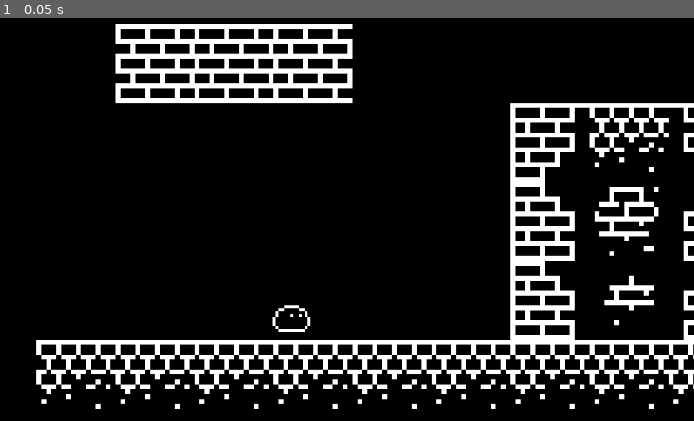
Above: before the commit, frame 1.
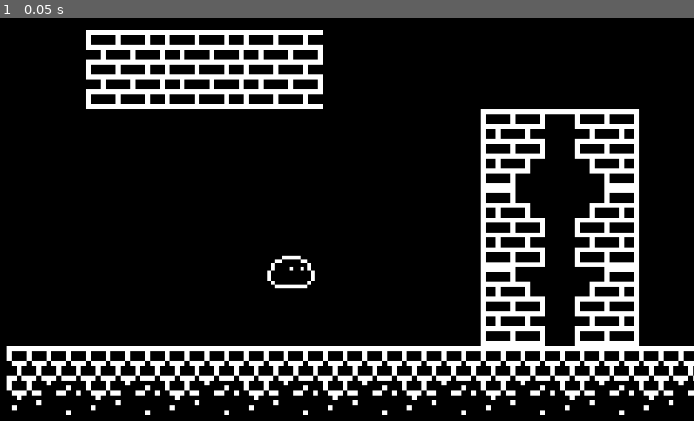
Above: after the commit, the same moment.

Repository: ElBarto210/EvilMicrowave
Game: Godot game, scene res://Fondo.tscn
Two runs of this game, one before a commit and one after it. Both use one fixed random seed, a clock stepped at 60 frames per second and the inputs below.
Inputs:
- Up to frame 1 (0.05 s): no input

The runs differ from the first frame. In frame 1, 23% of the frame differs, in the area x 0-100%, y 1-99%.
Error after the commit: Parse Error: Can't assign a new value to a constant. (res://GuineaPig.gd:15)

Commit message:
Platformer Basics
+Animaciones de Movimiento
+Movimiento Básico
+Tileset de prueba (Sin Hitbox)
+Camara
+Configuración del proyecto (fps, inputs)

Diff:
--- a/Azul/Fondo.tscn
+++ b/Azul/Fondo.tscn
@@ -1,14 +1,20 @@
-[gd_scene load_steps=3 format=2]
+[gd_scene load_steps=4 format=2]
 
 [ext_resource path="res://GuineaPig.tscn" type="PackedScene" id=1]
 [ext_resource path="res://textures/tile.tres" type="TileSet" id=2]
 
-[node name="Mundo_00" type="Node" index="0"]
+[sub_resource type="RectangleShape2D" id=1]
+
+custom_solver_bias = 0.0
+extents = Vector2( 80.3518, 10 )
+
+[node name="Mundo_00" type="Node"]
 
 [node name="Player" parent="." index="0" instance=ExtResource( 1 )]
 
-position = Vector2( 52.1681, 534.935 )
+position = Vector2( 58.1731, 523.7 )
 scale = Vector2( 0.592625, 0.592625 )
+grav = 10
 
 [node name="TileMap" type="TileMap" parent="." index="1"]
 
@@ -28,8 +34,23 @@
 collision_mask = 1
 occluder_light_mask = 1
 format = 1
-tile_data = PoolIntArray( 1966081, 3, 0, 1966082, 3, 0, 1966083, 3, 0, 2031622, 7, 0, 2031623, 0, 0, 2031624, 6, 0, 2097158, 1, 0, 2097159, 5, 0, 2097160, 2, 0, 2162694, 1, 0, 2162695, 4, 0, 2162696, 2, 0, 2228224, 0, 0, 2228225, 0, 0, 22 …(163 unchanged characters)…
+tile_data = PoolIntArray( 1966081, 3, 0, 1966082, 3, 0, 1966083, 3, 0, 2031622, 7, 0, 2031623, 6, 0, 2097158, 1, 0, 2097159, 2, 0, 2162694, 1, 0, 2162695, 2, 0, 2228224, 0, 0, 2228225, 0, 0, 22 …(163 unchanged characters)…
 _sections_unfolded = [ "Cell" ]
 __meta__ = {
 "_edit_lock_": true
 }
+
+[node name="StaticBody2D" type="StaticBody2D" parent="." index="2"]
+
+input_pickable = false
+collision_layer = 1
+collision_mask = 1
+constant_linear_velocity = Vector2( 0, 0 )
+constant_angular_velocity = 0.0
+friction = 1.0
+bounce = 0.0
+
+[node name="CollisionShape2D" type="CollisionShape2D" parent="StaticBody2D" index="0"]
+
+position = Vector2( 80.7715, 554.382 )
+shape = SubResource( 1 )
--- a/Azul/GuineaPig.gd
+++ b/Azul/GuineaPig.gd
@@ -1,17 +1,86 @@
 extends KinematicBody2D
 
+#Movimiento
+export var normal = Vector2(0, -1)
+export var grav = 10
+export var vel = 70
+export var salto = -200
 var motion = Vector2()
 
-# class member variables go here, for example:
-# var a = 2
-# var b = "textvar"
+#Animaciones
+enum dirx {right, left, idle}
+enum diry {up, down, none}
 
 func _ready():
-	# Called when the node is added to the scene for the first time.
-	# Initialization here
+	dirx = idle
+	diry = none
+	set_process_input(true)
 	pass
 
-#func _process(delta):
-#	# Called every frame. Delta is time since last frame.
-#	# Update game logic here.
-#	pass
+func _physics_process(delta):
+
+	#Animate
+	animate()
+	setypos()
+
+
+	#Movement
+	motion.y += grav
+	motion = move_and_slide(motion, normal)
+	pass
+
+
+#####################################################################################################
+
+func _input(event):                   #Cuando hagas el movimiento, solo asegurate de que en cada momento del movimiento estableces
+                                      #la dirección del movimento para que las animaciones sigan funcionando
+	if Input.is_action_pressed("ui_right"):
+		motion.x = vel
+		dirx = right
+	elif Input.is_action_pressed("ui_left"):
+		motion.x = -vel
+		dirx = left
+	else:
+		motion.x = 0
+		if is_on_floor():
+			dirx = idle
+
+	if is_on_floor():
+		if Input.is_action_just_pressed("ui_up"):
+			motion.y = salto
+	pass
+
+####################################################################################################
+
+func setypos():                                    #Cambia el estado de dirección vertical
+	if motion.y > 0:
+		diry = down
+	elif motion.y < 0:
+		diry = up
+	else:
+		diry = none
+	pass
+
+func animate():                                      #Animaciones
+
+	if is_on_floor():
+		if motion.x == 0:
+			dirx = idle
+		diry = none
+		if dirx != idle:
+			$Anim.play("run")
+	else:
+		if diry == up:
+			$Anim.play("jumpup")
+		elif diry == down:
+			$Anim.play("jumpdown")
+
+	if dirx != idle:
+		if dirx == left:
+			$Anim.flip_h = true
+		elif dirx == right:
+			$Anim.flip_h = false
+	else:
+		if diry == none:
+			$Anim.play("default")
+	pass
--- a/Azul/GuineaPig.tscn
+++ b/Azul/GuineaPig.tscn
@@ -1,14 +1,44 @@
-[gd_scene load_steps=4 format=2]
+[gd_scene load_steps=11 format=2]
 
 [ext_resource path="res://GuineaPig.gd" type="Script" id=1]
 [ext_resource path="res://textures/player_idle.png" type="Texture" id=2]
+[ext_resource path="res://textures/jumpdown2.png" type="Texture" id=3]
+[ext_resource path="res://textures/jumpdown.png" type="Texture" id=4]
+[ext_resource path="res://textures/player_01.png" type="Texture" id=5]
+[ext_resource path="res://textures/player_02.png" type="Texture" id=6]
+[ext_resource path="res://textures/jumpup.png" type="Texture" id=7]
+[ext_resource path="res://textures/jumpup2.png" type="Texture" id=8]
 
 [sub_resource type="RectangleShape2D" id=1]
 
 custom_solver_bias = 0.0
-extents = Vector2( 2.00585, 1.32822 )
+extents = Vector2( 2.37481, 1.89107 )
 
-[node name="Player" type="KinematicBody2D"]
+[sub_resource type="SpriteFrames" id=2]
+
+animations = [ {
+"frames": [ ExtResource( 2 ) ],
+"loop": false,
+"name": "default",
+"speed": 0.0
+}, {
+"frames": [ ExtResource( 3 ), ExtResource( 4 ) ],
+"loop": true,
+"name": "jumpdown",
+"speed": 5.0
+}, {
+"frames": [ ExtResource( 5 ), ExtResource( 6 ) ],
+"loop": true,
+"name": "run",
+"speed": 5.0
+}, {
+"frames": [ ExtResource( 7 ), ExtResource( 8 ) ],
+"loop": true,
+"name": "jumpup",
+"speed": 5.0
+} ]
+
+[node name="Player" type="KinematicBody2D" index="0"]
 
 position = Vector2( 159.575, 108.963 )
 input_pickable = false
@@ -20,28 +50,32 @@
 __meta__ = {
 "_edit_group_": true
 }
+normal = Vector2( 0, -1 )
+grav = 8
+vel = 85
+salto = -200
 
 [node name="CollisionShape2D" type="CollisionShape2D" parent="." index="0"]
 
-position = Vector2( -0.5, 8 )
+position = Vector2( -0.5, 9 )
 scale = Vector2( 3.11538, 3 )
 shape = SubResource( 1 )
 _sections_unfolded = [ "Transform" ]
-__meta__ = {
-"_edit_lock_": true
-}
 
 [node name="icon" type="Sprite" parent="." index="1"]
 
+visible = false
 position = Vector2( -0.318405, 4.54819 )
+scale = Vector2( 1.25, 1.25 )
 texture = ExtResource( 2 )
+_sections_unfolded = [ "Transform" ]
 __meta__ = {
 "_edit_lock_": true
 }
 
 [node name="Camera2D" type="Camera2D" parent="." index="2"]
 
-offset = Vector2( 0, -20 )
+offset = Vector2( 0, -10 )
 anchor_mode = 1
 rotating = false
 current = true
@@ -53,15 +87,24 @@
 limit_smoothed = false
 drag_margin_h_enabled = true
 drag_margin_v_enabled = true
-smoothing_enabled = true
+smoothing_enabled = false
 smoothing_speed = 5.0
 offset_v = 0.0
 offset_h = 0.0
-drag_margin_left = 0.2
-drag_margin_top = 0.2
-drag_margin_right = 0.2
-drag_margin_bottom = 0.2
+drag_margin_left = 0.03
+drag_margin_top = 0.03
+drag_margin_right = 0.03
+drag_margin_bottom = 0.03
 editor_draw_screen = true
 editor_draw_limits = false
 editor_draw_drag_margin = false
-_sections_unfolded = [ "Smoothing" ]
+_sections_unfolded = [ "Drag Margin", "Smoothing" ]
+
+[node name="Anim" type="AnimatedSprite" parent="." index="3"]
+
+position = Vector2( -0.341034, 4.57372 )
+scale = Vector2( 1.25, 1.25 )
+frames = SubResource( 2 )
+animation = "default"
+playing = true
+_sections_unfolded = [ "Transform" ]
--- a/Azul/project.godot
+++ b/Azul/project.godot
@@ -15,6 +15,11 @@
 boot_splash/image="res://textures/logo2.png"
 boot_splash/fullsize=false
 config/icon="res://icon.png"
+
+[debug]
+
+settings/crash_handler/message="Seems that something went wrong! Sorry!! :("
+settings/fps/force_fps=60
 
 [display]
 
